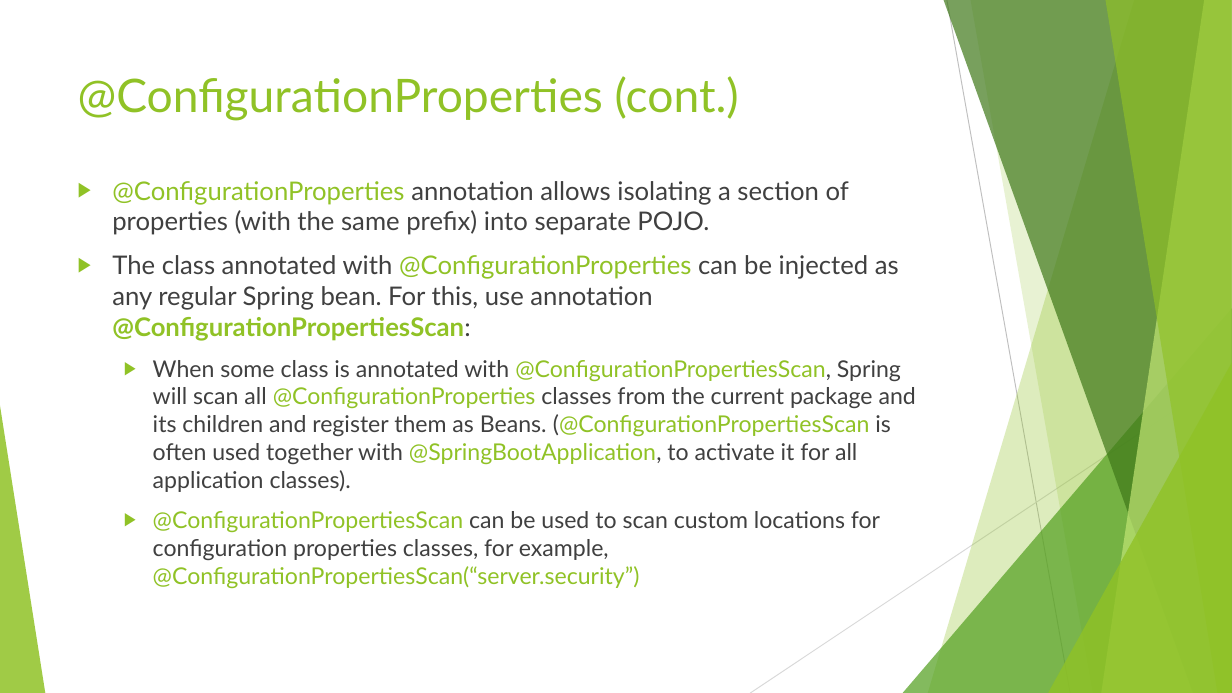
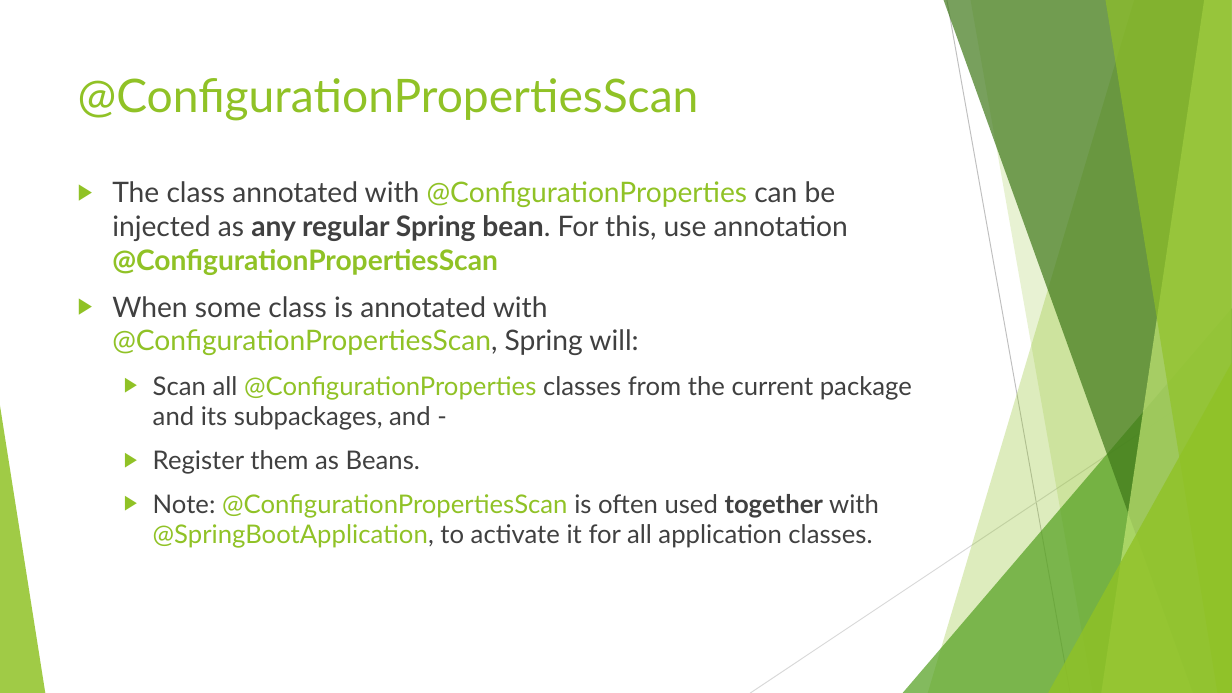
Before and after one commit to ybensman/SpringMicroserviceDemo, a slide deck: slide 32 of Spring_Beginners_2_SpringBootForMS.pptx (slide 31 before the commit). Drawn at 1232x693 pixels with LibreOffice and Linux fonts; fonts in the diff are those of the drawing. Boxes give left, top, right and bottom in pixels: in the first picture for what was removed or moved away, otherwise in the second. Text is boxed around its words. In the diff, an @@ line names an element or a change of style, - is before the commit and + after.

Commit message:
Changes in the presentation

```diff
--- a/Spring_Beginners_2_SpringBootForMS.pptx
+++ b/Spring_Beginners_2_SpringBootForMS.pptx
@@ title at (78,78,699,121): text changed @@
-@ConfigurationProperties (cont.)
+@ConfigurationPropertiesScan
@@ text at (112,181,912,548): text changed; size 18 to 20 pt @@
-▶ @ConfigurationProperties annotation allows isolating a section of properties (with the same prefix) into separate POJO.
-▶ The class annotated with @ConfigurationProperties can be injected as any regular Spring bean. For this, use annotation @ConfigurationPropertiesScan:
-  ▶ When some class is annotated with @ConfigurationPropertiesScan, Spring will scan all @ConfigurationProperties classes from the current package and its children and register them as Beans. (@ConfigurationPropertiesScan is often used together with @SpringBootApplication, to activate it for all application classes).
-  ▶ @ConfigurationPropertiesScan can be used to scan custom locations for configuration properties classes, for example, @ConfigurationPropertiesScan(“server.security”)
+▶ The class annotated with @ConfigurationProperties can be injected as any regular Spring bean. For this, use annotation @ConfigurationPropertiesScan
+▶ When some class is annotated with @ConfigurationPropertiesScan, Spring will:
+  ▶ Scan all @ConfigurationProperties classes from the current package and its subpackages, and -
+  ▶ Register them as Beans.
+  ▶ Note: @ConfigurationPropertiesScan is often used together with @SpringBootApplication, to activate it for all application classes.
```
Also in this commit, not shown: 11 other slides changed, 1 slide added.
